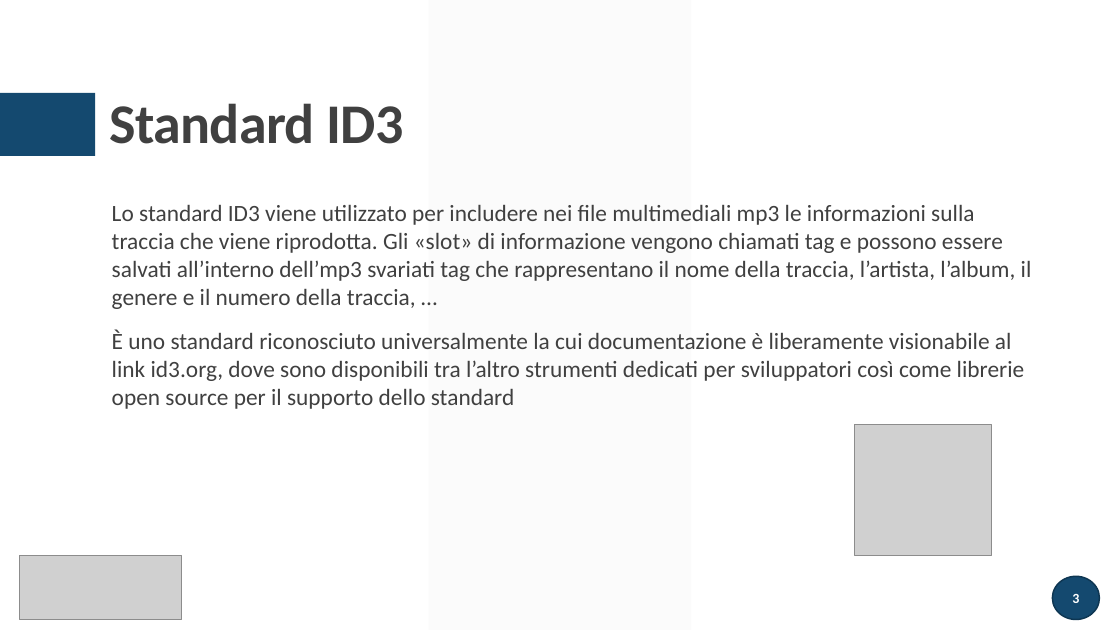
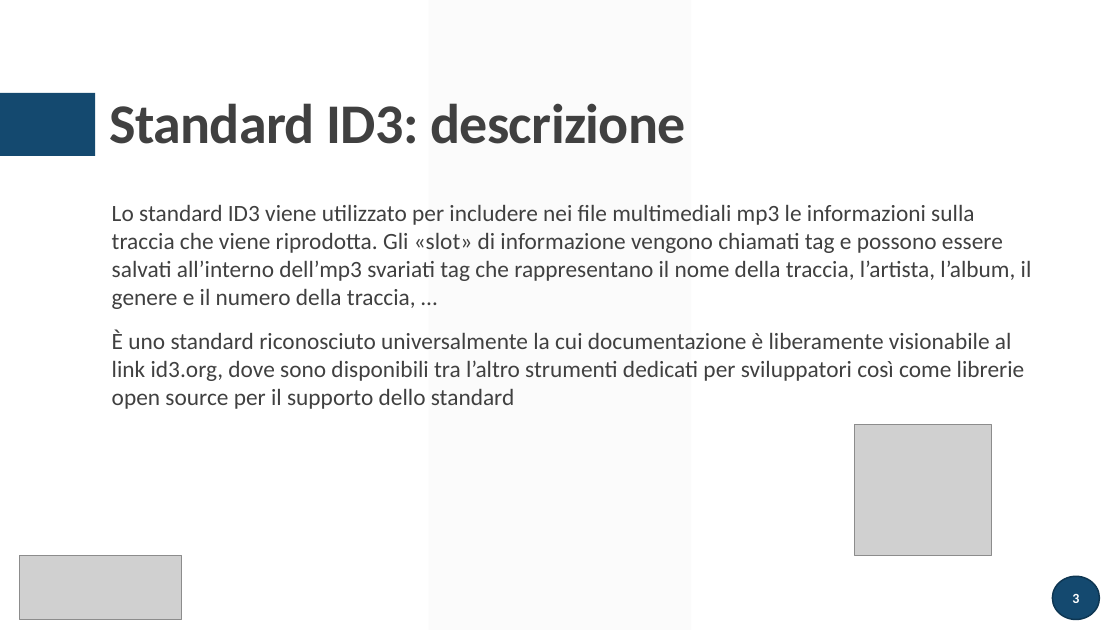
Before and after one commit to atusghen/SimpleID3, a slide deck: slide 3 of presentazione.pptx. Drawn at 1120x630 pixels with LibreOffice and Linux fonts; fonts in the diff are those of the drawing; grey boxes stand for pictures. Boxes give left, top, right and bottom in pixels: in the first picture for what was removed or moved away, otherwise in the second. Text is boxed around its words. In the diff, an @@ line names an element or a change of style, - is before the commit and + after.

Commit message:
updated grammar and presentation

```diff
--- a/presentazione.pptx
+++ b/presentazione.pptx
@@ title at box(109, 103, 686, 144): text changed @@
-Standard ID3
+Standard ID3: descrizione
```
Also in this commit, not shown: 3 other slides changed, 4 slides added, 6 slides removed, 4 other files.
